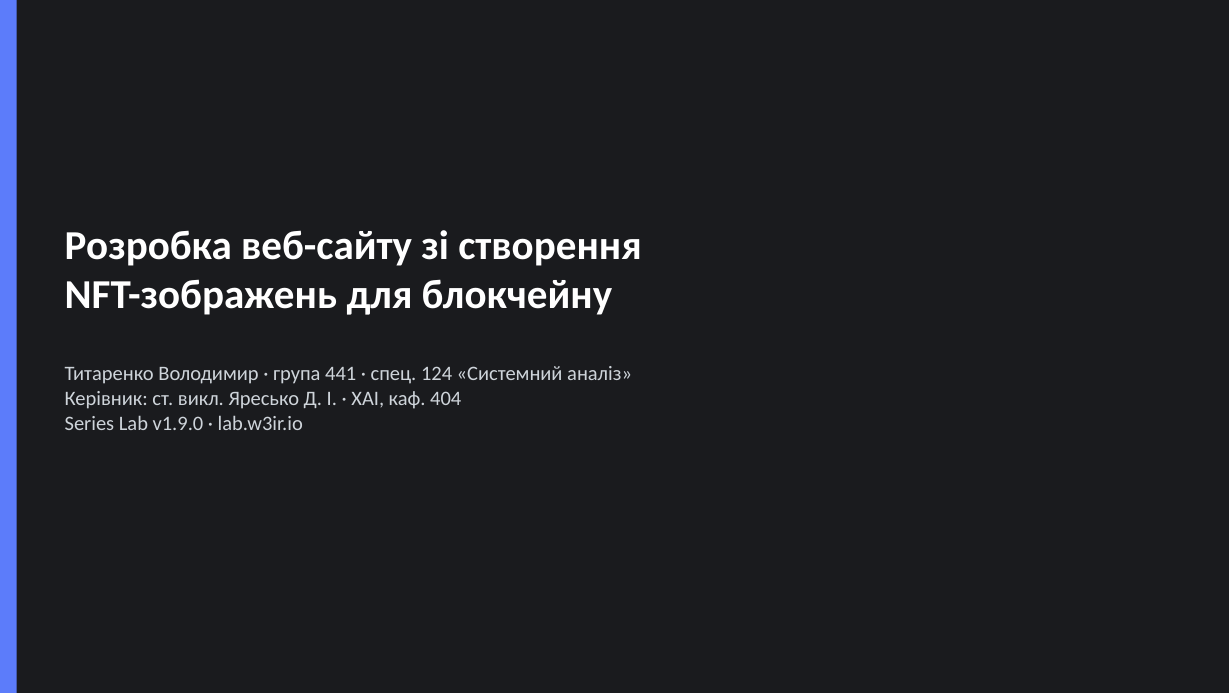
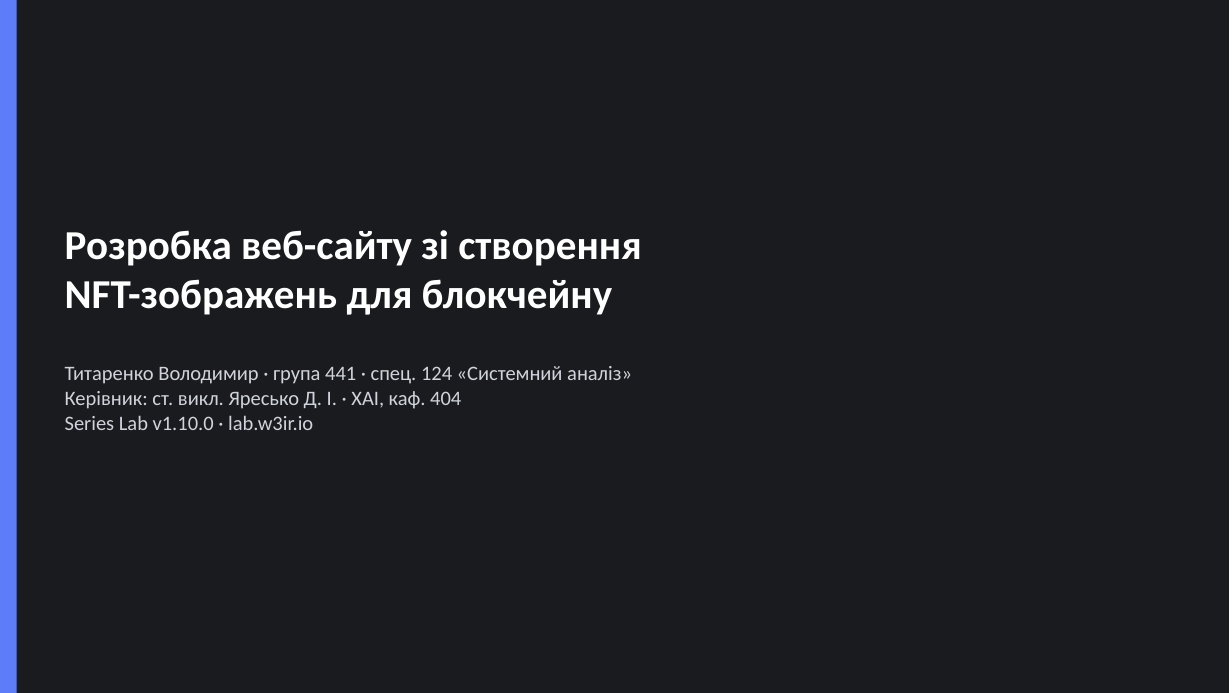
Before and after one commit to ech2corrosionrrd/series-studio, a slide deck: slide 1 of diploma/Dyplom_Series_Lab_Zahyst.pptx. Drawn at 1232x693 pixels with LibreOffice and Linux fonts; fonts in the diff are those of the drawing. Boxes give left, top, right and bottom in pixels: in the first picture for what was removed or moved away, otherwise in the second. Text is boxed around its words. In the diff, an @@ line names an element or a change of style, - is before the commit and + after.

```diff
--- a/diploma/Dyplom_Series_Lab_Zahyst.pptx
+++ b/diploma/Dyplom_Series_Lab_Zahyst.pptx
@@ text at (x1=65, y1=415, x2=313, y2=430): text changed @@
-Series Lab v1.9.0 · lab.w3ir.io
+Series Lab v1.10.0 · lab.w3ir.io
```
Also in this commit, not shown: 1 other file.
